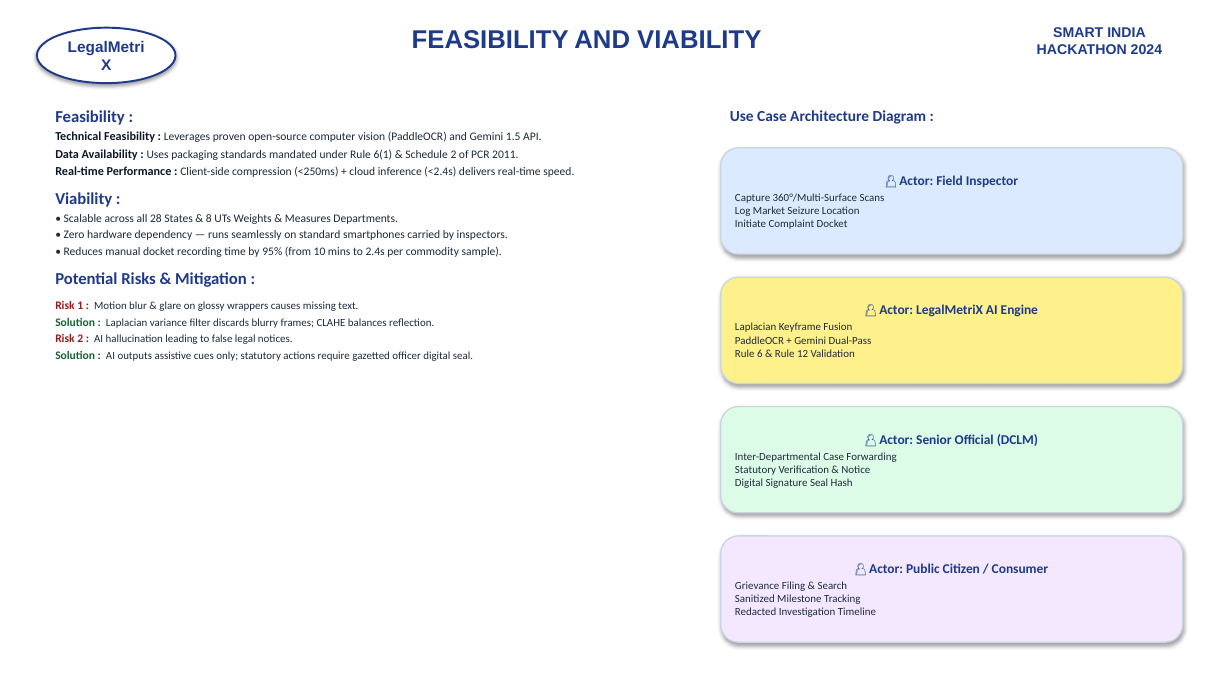
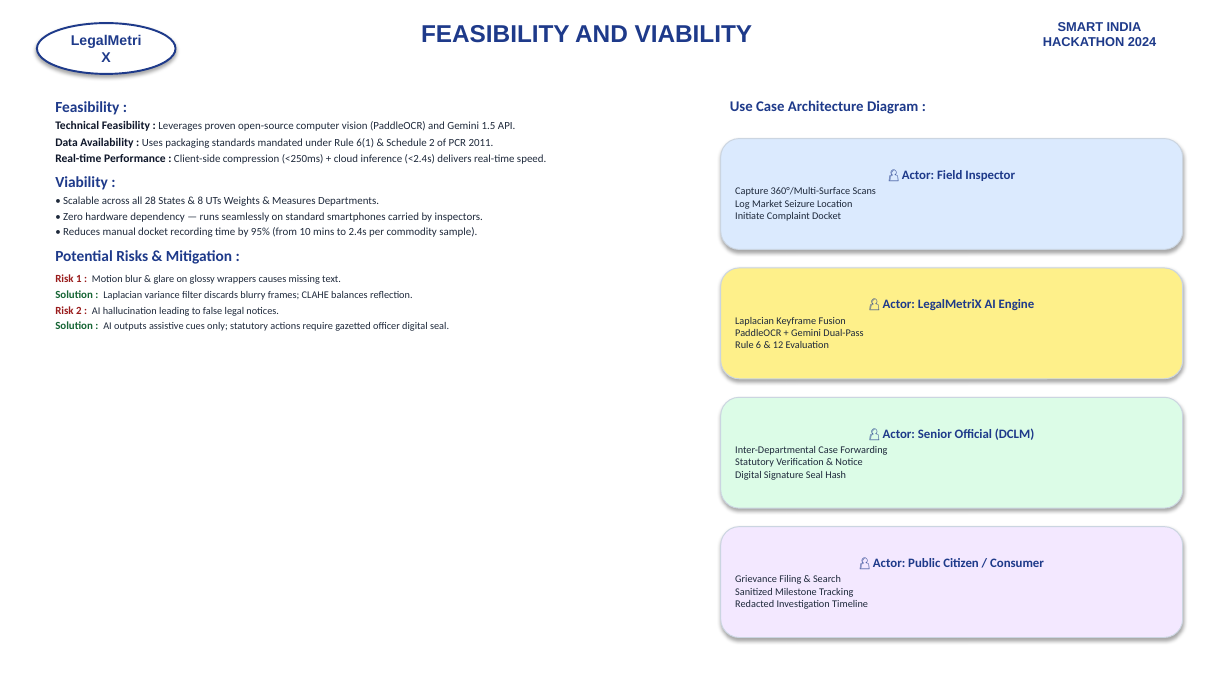
Before and after one commit to bathulayashwanth6840-cmd/legal-metrology-dist, a slide deck: slide 4 of public/LegalMetriX_SIH_Presentation.pptx. Drawn at 1232x693 pixels with LibreOffice and Linux fonts; fonts in the diff are those of the drawing. Boxes give left, top, right and bottom in pixels: in the first picture for what was removed or moved away, otherwise in the second. Text is boxed around its words. In the diff, an @@ line names an element or a change of style, - is before the commit and + after.

```diff
--- a/public/LegalMetriX_SIH_Presentation.pptx
+++ b/public/LegalMetriX_SIH_Presentation.pptx
@@ ellipse "LegalMetriX" resized from (x1=37, y1=28, x2=176, y2=83) to (x1=37, y1=23, x2=176, y2=74) @@
@@ ellipse "LegalMetriX" at (x1=37, y1=23, x2=176, y2=74): size 12 to 11 pt @@
@@ text "FEASIBILITY AND VIABILITY" at (x1=421, y1=25, x2=753, y2=43): size 20 to 19 pt @@
@@ text "SMART INDIA HACKATHON 2024" at (x1=1043, y1=22, x2=1156, y2=46): size 11 to 10 pt @@
@@ text "Feasibility :" moved from (x1=55, y1=110, x2=574, y2=361) to (x1=55, y1=101, x2=546, y2=331) @@
@@ text "Feasibility :" at (x1=55, y1=101, x2=546, y2=331): size 13 to 12 pt in "Feasibility :", "Viability :", "Potential Risks & Mitigation :"; size 9.5 to 9 pt in "Technical Feasibility :", "Data Availability :", "Real-time Performance :"; size 9 to 8.5 pt in "Leverages proven open-source computer vision (PaddleOCR) and ...", "Uses packaging standards mandated under Rule 6(1) ...", "Client-side compression (<250ms) + cloud inference (<2.4s) ...", "• Scalable across all 28 States & ..." and 4 more places; size 8.5 to 8 pt in "Motion blur & glare on glossy wrappers ...", "AI hallucination leading to false legal notices. ..."; less space between paragraphs @@
@@ text "Use Case Architecture Diagram :" moved from (x1=730, y1=110, x2=927, y2=124) to (x1=730, y1=100, x2=918, y2=114) @@
@@ text "Use Case Architecture Diagram :" at (x1=730, y1=100, x2=918, y2=114): size 12 to 11.5 pt @@
@@ rounded rectangle "👤 Actor: Field Inspector" resized from (x1=721, y1=148, x2=1183, y2=254) to (x1=721, y1=139, x2=1183, y2=250) @@
@@ rounded rectangle "👤 Actor: Field Inspector" at (x1=721, y1=139, x2=1183, y2=250): size 10.5 to 10 pt in "👤 Actor: Field Inspector"; size 8.5 to 8 pt in "Capture 360°/Multi-Surface Scans Log Market Seizure Location ..."; outline #CBD5E1 1 pt to #CBD5E1 0.75 pt @@
@@ rounded rectangle "👤 Actor: LegalMetriX AI Engine" resized from (x1=721, y1=277, x2=1183, y2=384) to (x1=721, y1=268, x2=1183, y2=379) @@
@@ rounded rectangle "👤 Actor: LegalMetriX AI Engine" at (x1=721, y1=268, x2=1183, y2=379): outline #CBD5E1 1 pt to #CBD5E1 0.75 pt @@
@@ text in rounded rectangle at (x1=883, y1=299, x2=1035, y2=310): size 10.5 to 10 pt in "👤 Actor: LegalMetriX AI Engine" @@
@@ text in rounded rectangle at (x1=735, y1=317, x2=863, y2=348): text changed; size 8.5 to 8 pt @@
-Laplacian Keyframe Fusion
-PaddleOCR + Gemini Dual-Pass
-Rule 6 & Rule 12 Validation
+Laplacian Keyframe Fusion
+PaddleOCR + Gemini Dual-Pass
+Rule 6 & 12 Evaluation
@@ rounded rectangle "👤 Actor: Senior Official (DCLM)" resized from (x1=721, y1=407, x2=1183, y2=513) to (x1=721, y1=397, x2=1183, y2=508) @@
@@ rounded rectangle "👤 Actor: Senior Official (DCLM)" at (x1=721, y1=397, x2=1183, y2=508): size 10.5 to 10 pt in "👤 Actor: Senior Official (DCLM)"; size 8.5 to 8 pt in "Inter-Departmental Case Forwarding Statutory Verification &  ..."; outline #CBD5E1 1 pt to #CBD5E1 0.75 pt @@
@@ rounded rectangle "👤 Actor: Public Citizen / ..." resized from (x1=721, y1=536, x2=1183, y2=642) to (x1=721, y1=527, x2=1183, y2=638) @@
@@ rounded rectangle "👤 Actor: Public Citizen / ..." at (x1=721, y1=527, x2=1183, y2=638): size 10.5 to 10 pt in "👤 Actor: Public Citizen / Consumer"; size 8.5 to 8 pt in "Grievance Filing & Search Sanitized Milestone Tracking ..."; outline #CBD5E1 1 pt to #CBD5E1 0.75 pt @@
```
Also in this commit, not shown: 5 other slides changed, 6 slides added, 1 other file.
